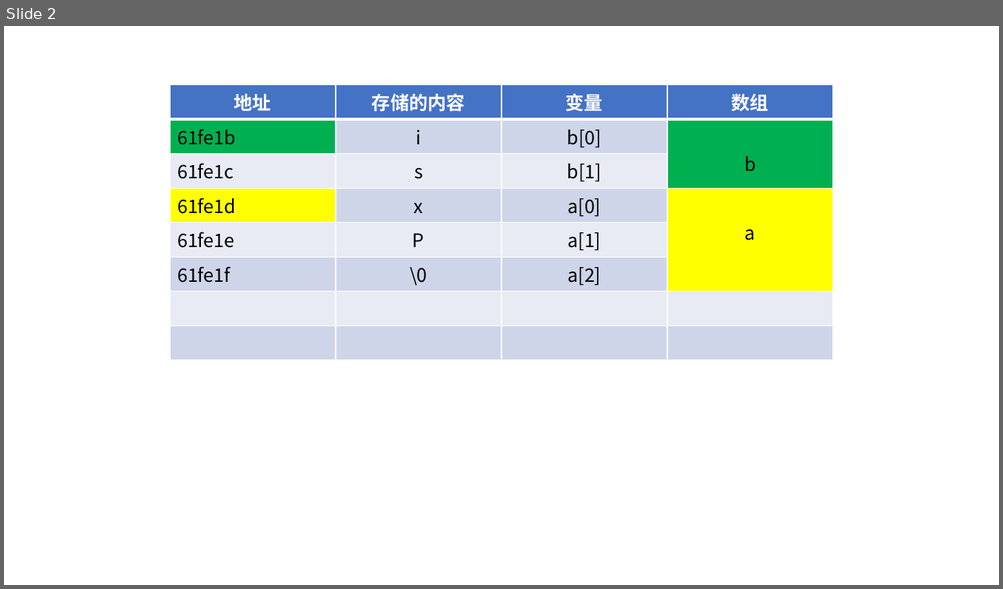
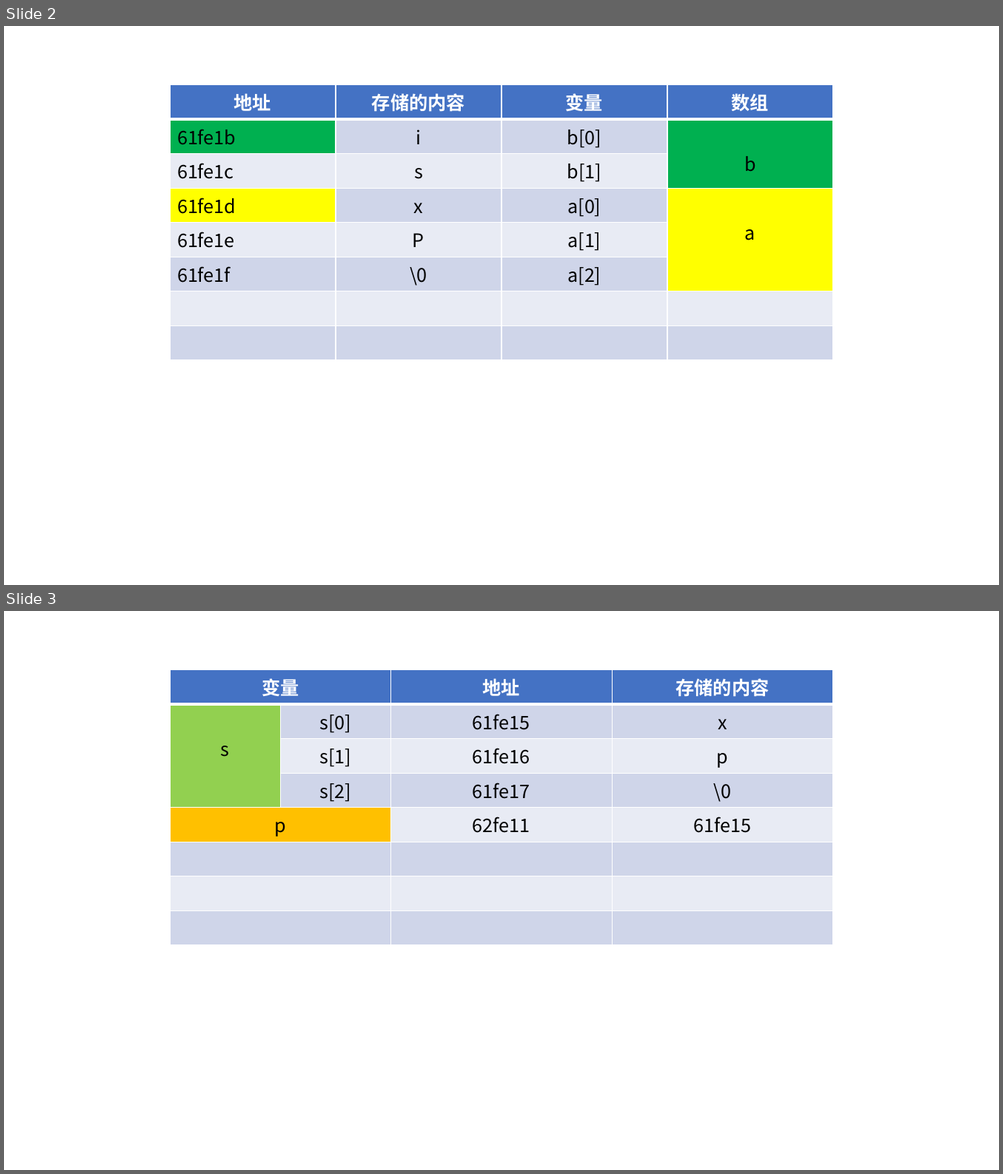
Before and after one commit to cxinping/C, a slide deck: Tools/绘图.pptx. Shown one above the other, each under a label of ours: slide 2 before the commit, slides 2 and 3 after it. The pictures are 1003x589 and 1003x1174 pixels, drawn with LibreOffice and Linux fonts; fonts in the diff are those of the drawing. Boxes give left, top, right and bottom in pixels: in the first picture for what was removed or moved away, otherwise in the second. Text is boxed around its words. In the diff, an @@ line names an element or a change of style, - is before the commit and + after.

```diff
--- a/Tools/绘图.pptx
+++ b/Tools/绘图.pptx
@@ slide 3 added at box(4, 611, 999, 1170), background #FFFFFF @@
@@ table added at box(170, 670, 832, 911), 8 rows, 4 columns @@
+变量 |  | 地址 | 存储的内容
+s | s[0] | 61fe15 | x
+ | s[1] | 61fe16 | p
+ | s[2] | 61fe17 | \0
+p |  | 62fe11 | 61fe15
+ |  |  | 
+ |  |  | 
+ |  |  | 
```
Also in this commit, not shown: 2 other files.
